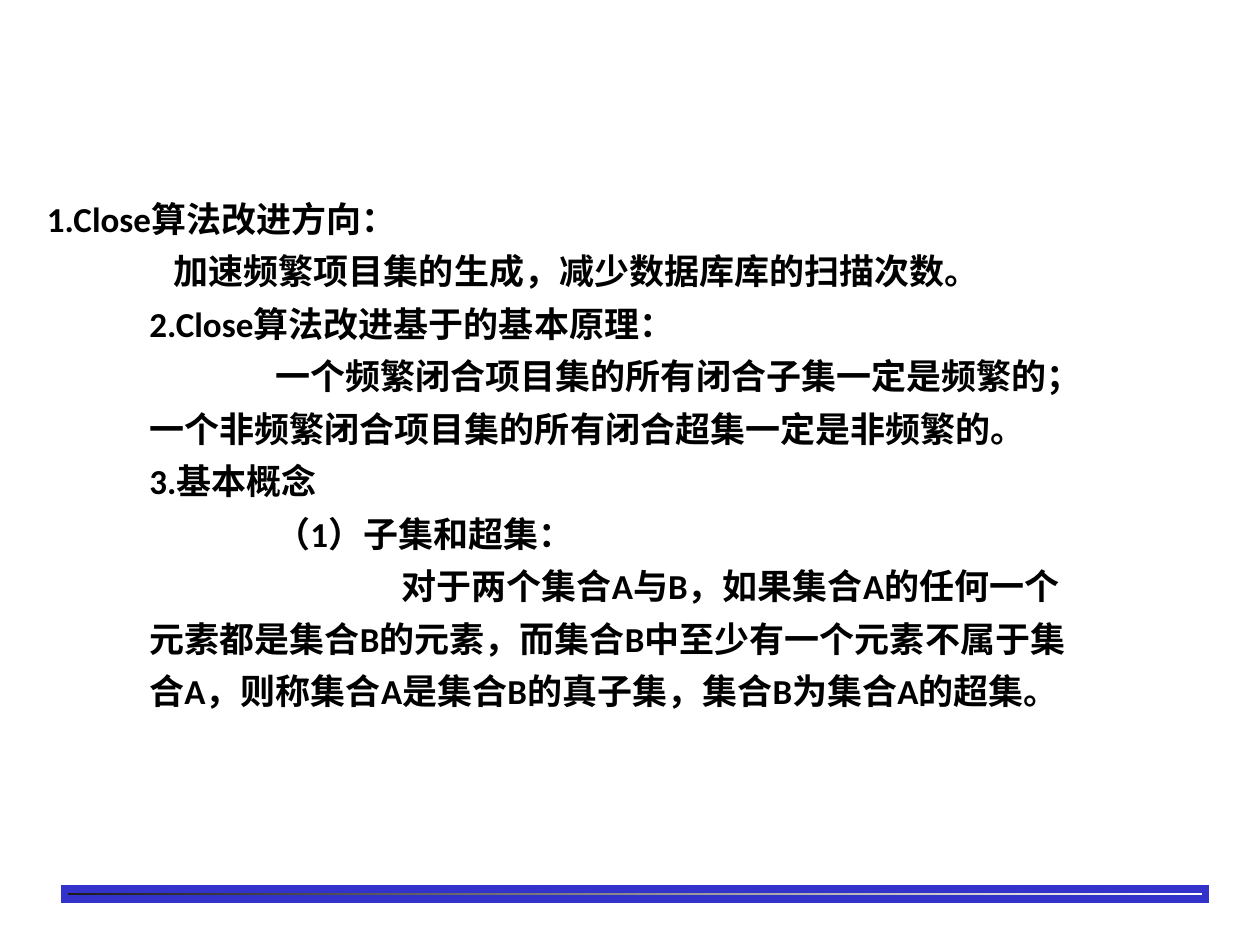
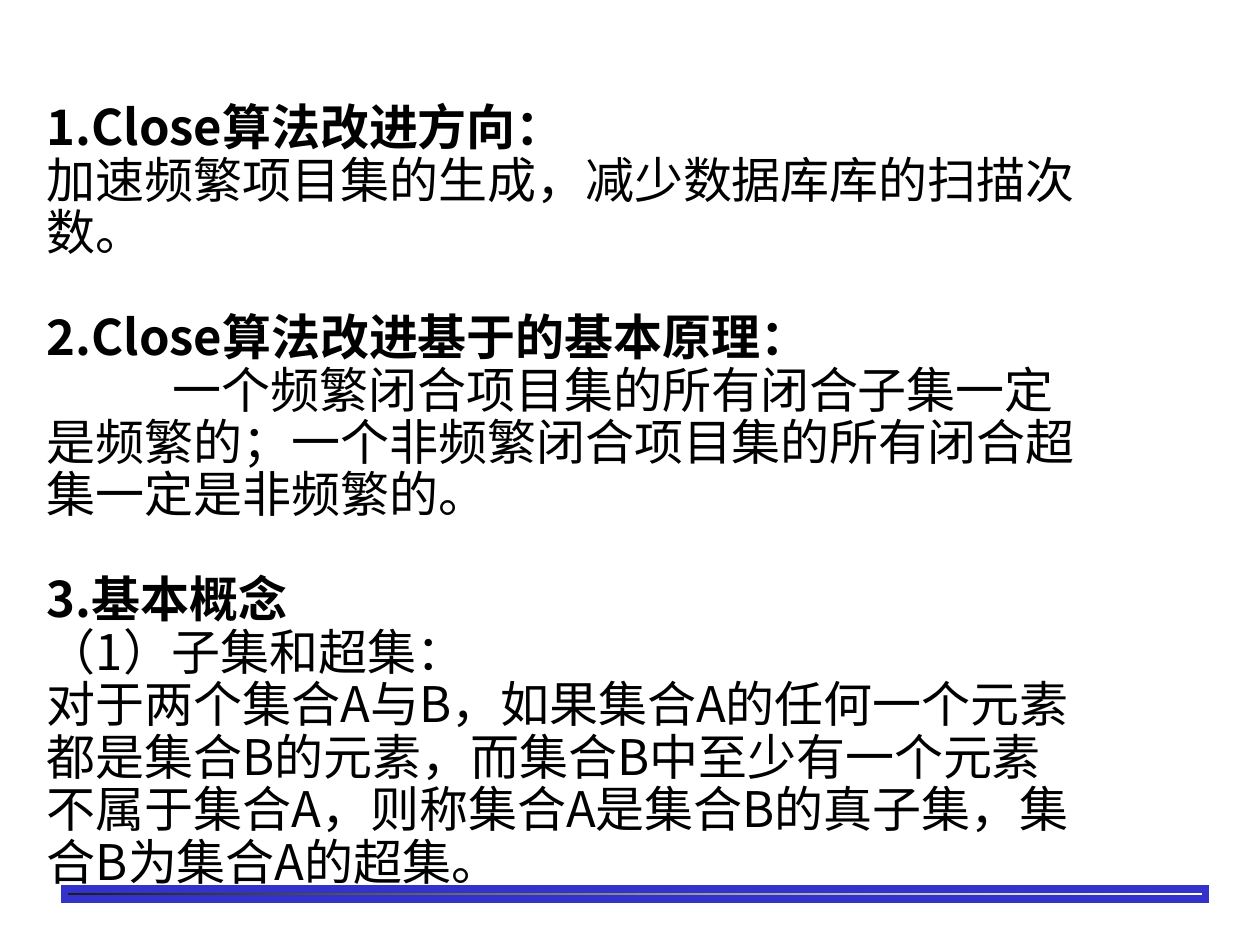
Before and after one commit to shfkuang/shfkuang.github.io, a slide deck: slide 13 of dm/ch3.2.ppt. Drawn at 1260x945 pixels with LibreOffice and Linux fonts; fonts in the diff are those of the drawing; background and template pictures are left out. Boxes give left, top, right and bottom in pixels: in the first picture for what was removed or moved away, otherwise in the second. Text is boxed around its words. In the diff, an @@ line names an element or a change of style, - is before the commit and + after.

```diff
--- a/dm/ch3.2.ppt
+++ b/dm/ch3.2.ppt
@@ text "1.Close算法改进方向：": place and size @@
-text "1.Close算法改进方向：" at (47, 203, 1081, 709)
+text "1.Close算法改进方向：" at (47, 103, 1075, 893)
@@ text "1.Close算法改进方向：" at (47, 103, 1075, 893): size 20 to 28 pt, font Calibri to Noto Sans CJK JP; bold off in "加速频繁项目集的生成，减少数据库库的扫描次数。", "一个频繁闭合项目集的所有闭合子集一定是频繁的；一个非频繁闭合项目集的所有闭合超集一定是非频繁的。", "（1）子集和超集：", "对于两个集合A与B，如果集合A的任何一个元素都是集合B的元素，而集合B中至少有一个元素不属于集合A，则称集合A是集合B的 ..."; list level 2 to 1 in "加速频繁项目集的生成，减少数据库库的扫描次数。" @@
```
Also in this commit, not shown: 8 other slides changed.
